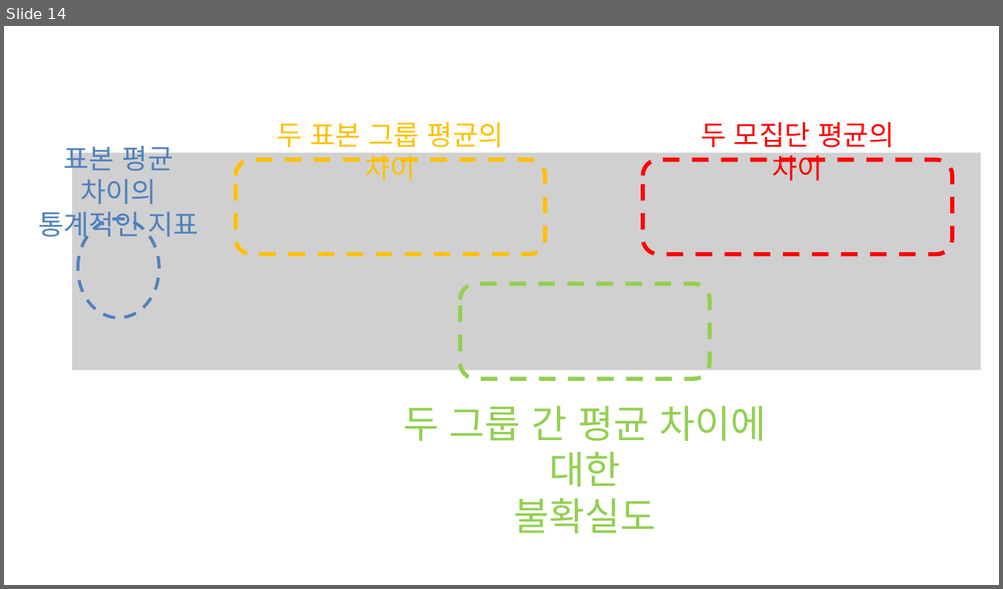
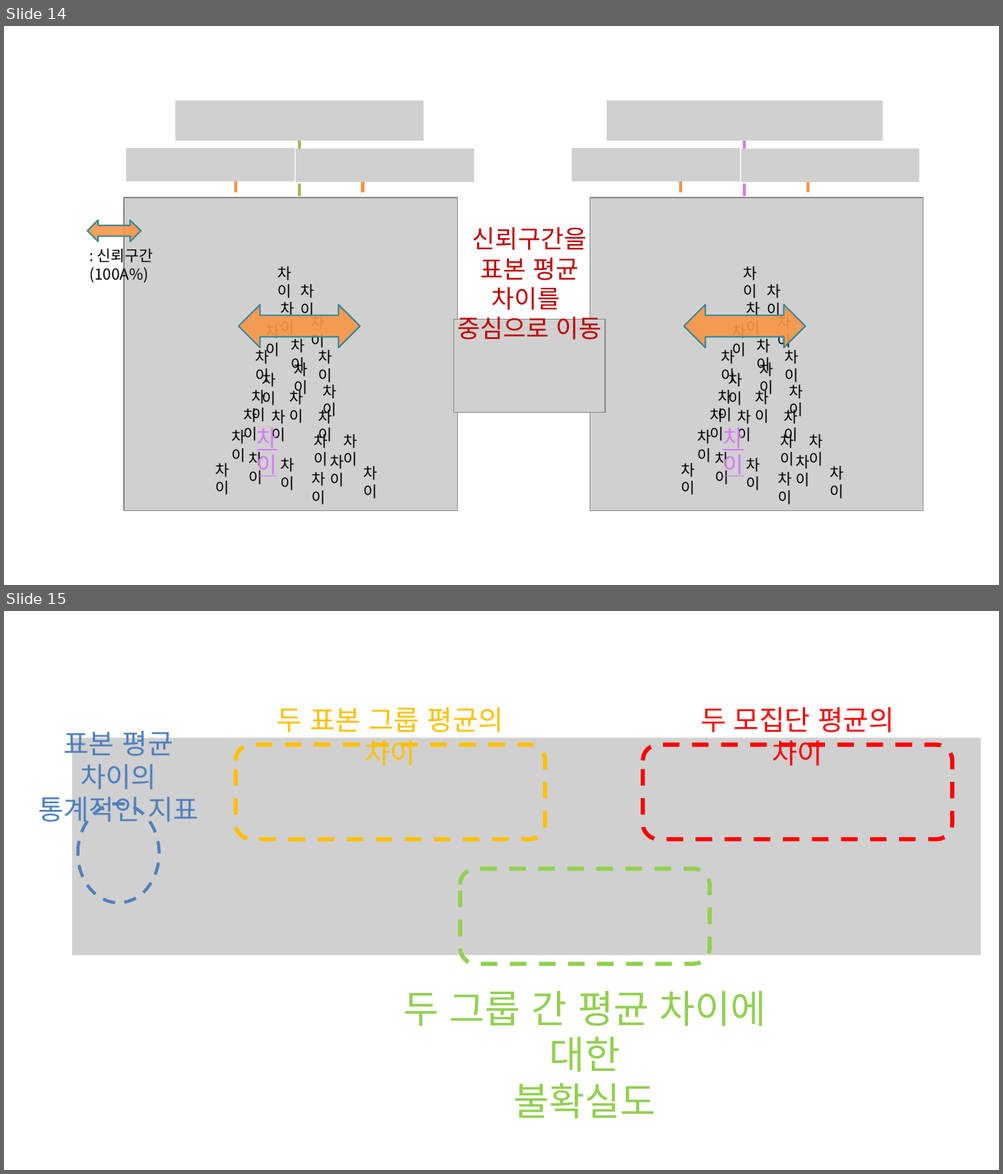
Before and after one commit to answeredbyablemind/answeredbyablemind.github.io, a slide deck: pics/2021-01-05-confidence_interval/pics.pptx. Shown one above the other, each under a label of ours: slide 14 before the commit, slides 14 and 15 after it. The pictures are 1003x589 and 1003x1174 pixels, drawn with LibreOffice and Linux fonts; fonts in the diff are those of the drawing; grey boxes stand for pictures. Boxes give left, top, right and bottom in pixels: in the first picture for what was removed or moved away, otherwise in the second. Text is boxed around its words. In the diff, an @@ line names an element or a change of style, - is before the commit and + after.

```diff
--- a/pics/2021-01-05-confidence_interval/pics.pptx
+++ b/pics/2021-01-05-confidence_interval/pics.pptx
@@ slide 14 added at (4,26,999,585), background #FFFFFF @@
@@ group added at (88,101,923,511): 54 texts, 9 pictures, 6 lines, 3 left right arrows @@
+차이
+차이
+차이
+차이
+차이
+차이
+차이
+차이
+차이
+차이
+차이
+차이
+차이
+차이
+차이
+차이
+차이
+차이
+차이
+차이
+차이
+차이
+차이
+차이
+차이
+차이
+: 신뢰구간(100A%)
+차이
+차이
+차이
+차이
+차이
+차이
+차이
+차이
+차이
+차이
+차이
+차이
+차이
+차이
+차이
+차이
+차이
+차이
+차이
+차이
+차이
+차이
+차이
+차이
+차이
+차이
+신뢰구간을
+표본 평균 차이를
+중심으로 이동
@@ what was slide 14 is now slide 15 @@
```
Also in this commit, not shown: 2 other files.
